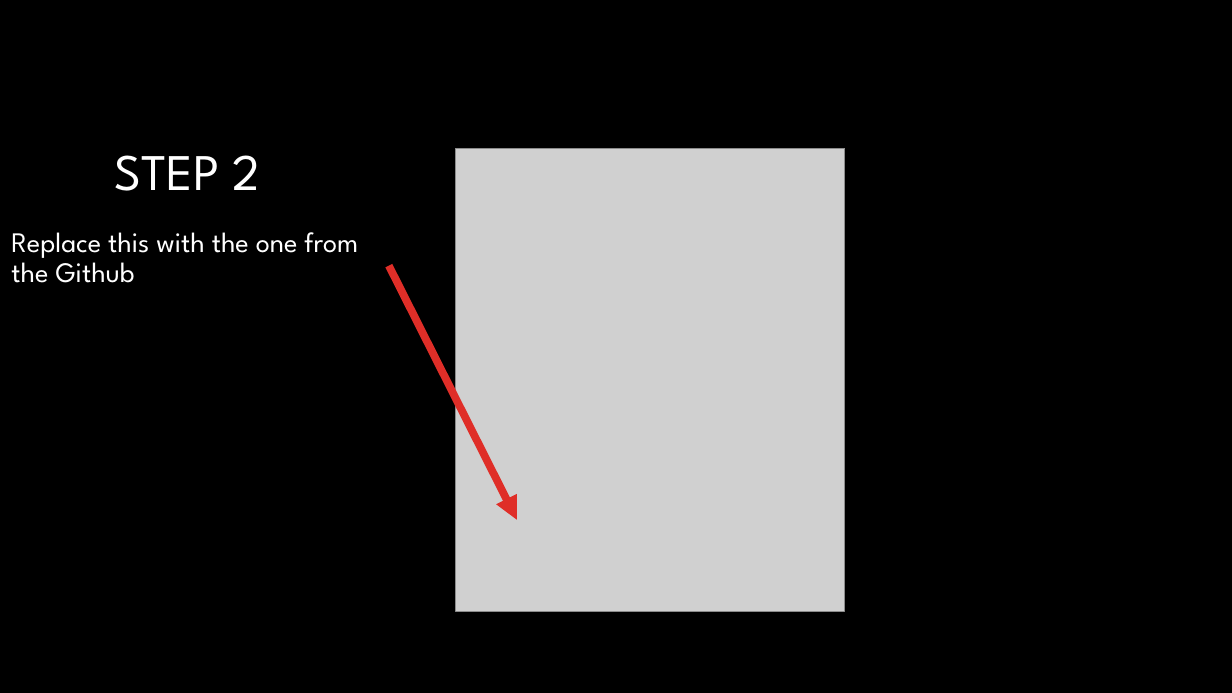
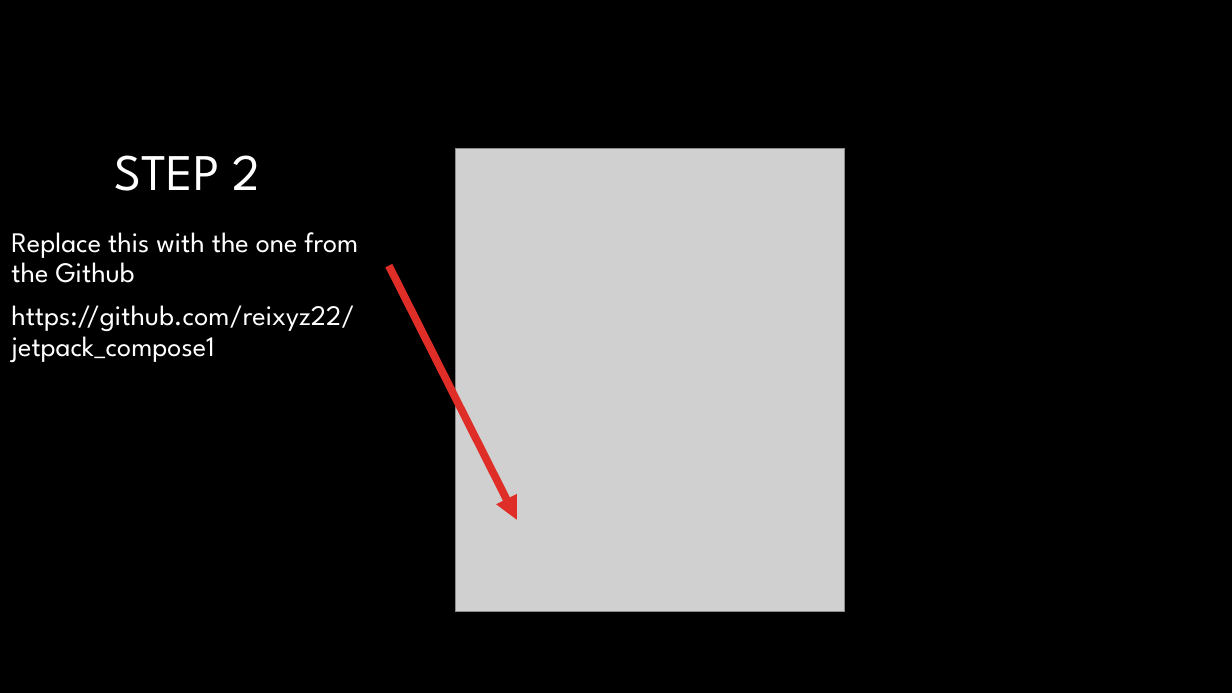
Before and after one commit to reixyz22/jetpack_compose1, a slide deck: slide 10 of present.pptm. Drawn at 1232x693 pixels with LibreOffice and Linux fonts; fonts in the diff are those of the drawing; grey boxes stand for pictures; background and template pictures are left out. Boxes give left, top, right and bottom in pixels: in the first picture for what was removed or moved away, otherwise in the second. Text is boxed around its words. In the diff, an @@ line names an element or a change of style, - is before the commit and + after.

```diff
--- a/present.pptm
+++ b/present.pptm
@@ text at <box>11,305,354,362</box>: paragraph added @@
+https://github.com/reixyz22/jetpack_compose1
```
Also in this commit, not shown: 3 other slides changed, 1 slide added.
